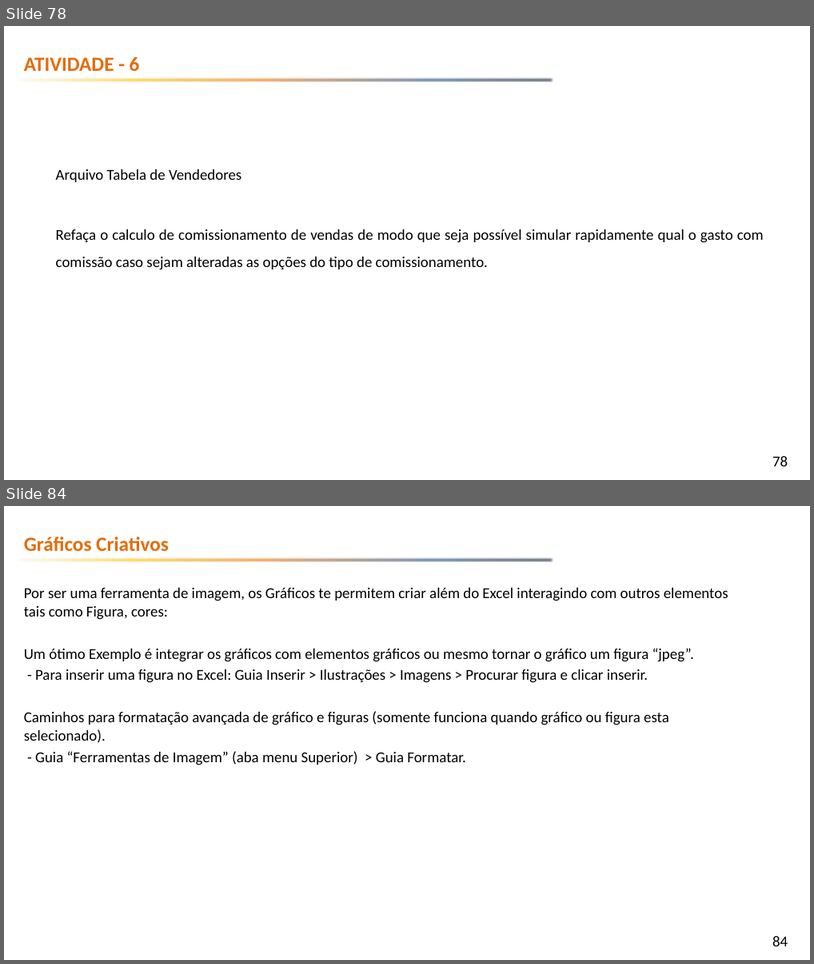
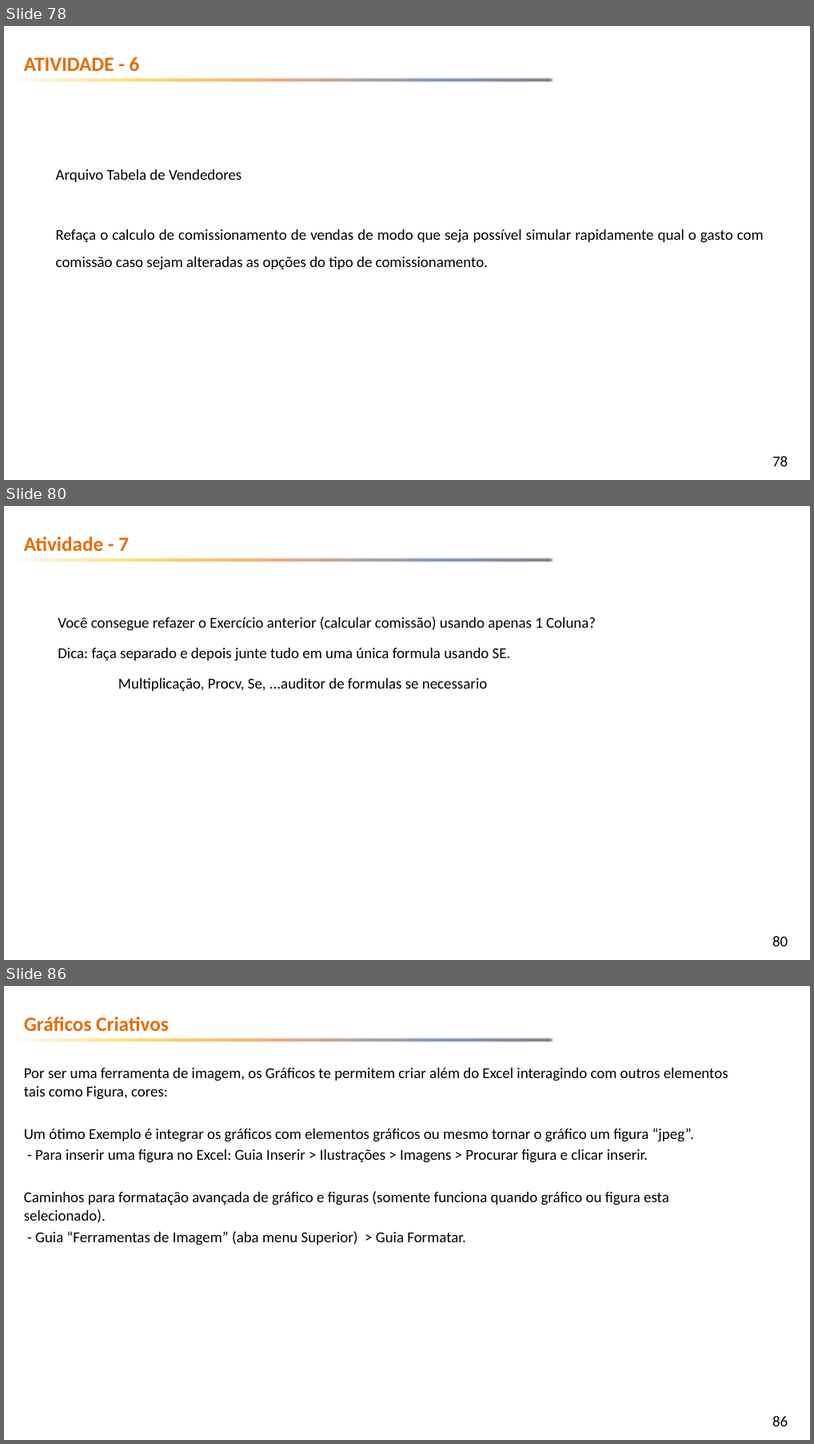
Before and after one commit to emerson-fenrir/Excel_Basico, a slide deck: Professor/Aula3.pptx. Shown one above the other, each under a label of ours: slides 78 and 84 before the commit, slides 78, 80 and 86 after it; the slides between them are not shown. The pictures are 814x964 and 814x1444 pixels, drawn with LibreOffice and Linux fonts; fonts in the diff are those of the drawing; background and template pictures are left out. Boxes give left, top, right and bottom in pixels: in the first picture for what was removed or moved away, otherwise in the second. Text is boxed around its words. In the diff, an @@ line names an element or a change of style, - is before the commit and + after.

```diff
--- a/Professor/Aula3.pptx
+++ b/Professor/Aula3.pptx
@@ slide 80 added at bbox=[4, 506, 810, 960], background picture (left out); not listed: 2 template elements that a slide beside it also shows @@
@@ text added at bbox=[24, 536, 129, 552], 24 pt, text #E46C0A, bold @@
+Atividade - 7
@@ text added at bbox=[58, 616, 596, 691], 18 pt, text #000000 @@
+Você consegue refazer o Exercício anterior (calcular comissão) usando apenas 1 Coluna?
+Dica: faça separado e depois junte tudo em uma única formula usando SE.
+Multiplicação, Procv, Se, ...auditor de formulas se necessario
@@ what was slide 84 is now slide 86 @@
@@ page number at bbox=[773, 1416, 788, 1426]: text changed @@
-84
+86
```
Also in this commit, not shown: 1 slide changed, 1 other slide added, 3 other files.
